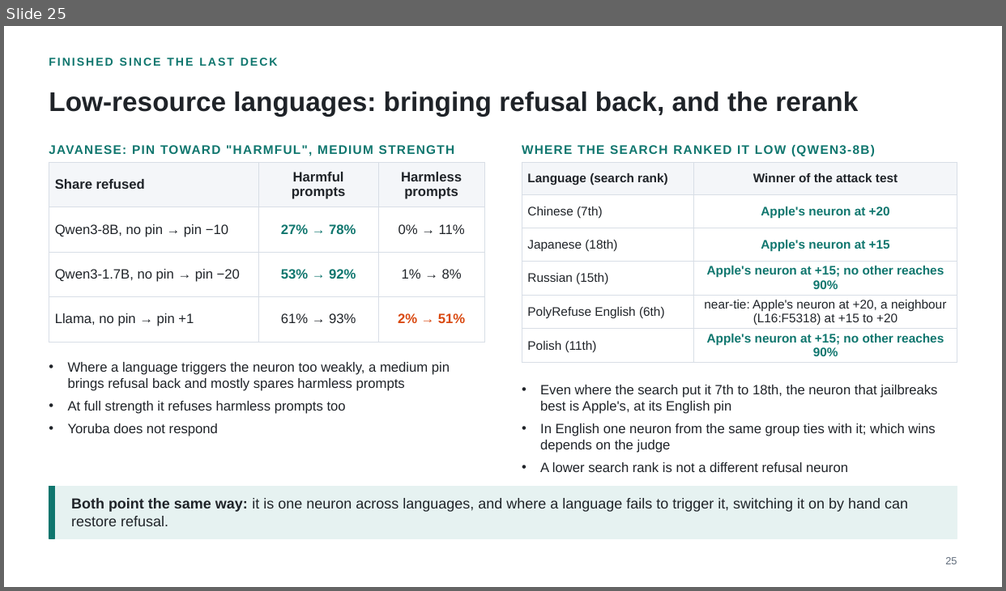
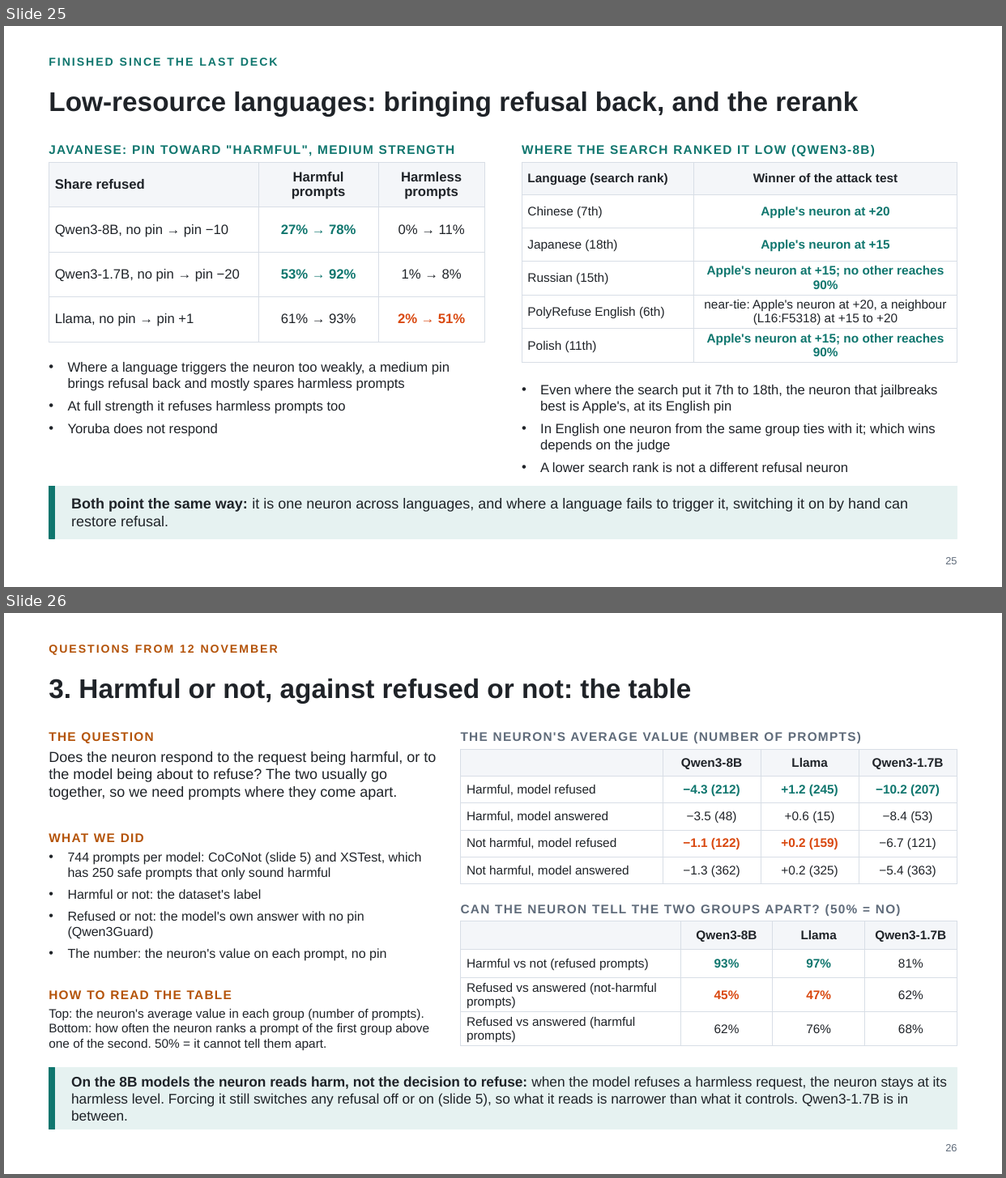
Before and after one commit to fjoad/refusal-neurons, a slide deck: slides/refusal_neurons_2026-11-17.pptx. Shown one above the other, each under a label of ours: slide 25 before the commit, slides 25 and 26 after it. The pictures are 1006x591 and 1006x1178 pixels, drawn with LibreOffice and Linux fonts; fonts in the diff are those of the drawing. Boxes give left, top, right and bottom in pixels: in the first picture for what was removed or moved away, otherwise in the second. Text is boxed around its words. In the diff, an @@ line names an element or a change of style, - is before the commit and + after.

```diff
--- a/slides/refusal_neurons_2026-11-17.pptx
+++ b/slides/refusal_neurons_2026-11-17.pptx
@@ slide 26 added at box(4, 613, 1002, 1174), background #FFFFFF @@
@@ text added at box(49, 645, 278, 655), 11 pt, text #B45309, bold @@
+QUESTIONS FROM 12 NOVEMBER
@@ text added at box(49, 679, 692, 703), 26 pt, text #1F2328, bold @@
+3. Harmful or not, against refused or not: the table
@@ text added at box(49, 732, 153, 743), 12 pt, text #B45309, bold @@
+THE QUESTION
@@ text added at box(461, 732, 861, 743), 12 pt, text #5F6B7A, bold @@
+THE NEURON'S AVERAGE VALUE (NUMBER OF PROMPTS)
@@ text added at box(49, 752, 436, 800), 14 pt, text #1F2328 @@
+Does the neuron respond to the request being harmful, or to the model being about to refuse? The two usually go together, so we need prompts where they come apart.
@@ table added at box(461, 749, 957, 880), 5 rows, 4 columns @@
+ | Qwen3-8B | Llama | Qwen3-1.7B
+Harmful, model refused | −4.3 (212) | +1.2 (245) | −10.2 (207)
+Harmful, model answered | −3.5 (48) | +0.6 (15) | −8.4 (53)
+Not harmful, model refused | −1.1 (122) | +0.2 (159) | −6.7 (121)
+Not harmful, model answered | −1.3 (362) | +0.2 (325) | −5.4 (363)
@@ text added at box(49, 833, 144, 842), 12 pt, text #B45309, bold @@
+WHAT WE DID
@@ text added at box(68, 852, 422, 961), 12.5 pt, text #1F2328 @@
+• 744 prompts per model: CoCoNot (slide 5) and XSTest, which has 250 safe prompts that only sound harmful
+• Harmful or not: the dataset's label
+• Refused or not: the model's own answer with no pin (Qwen3Guard)
+• The number: the neuron's value on each prompt, no pin
@@ text added at box(461, 905, 901, 916), 12 pt, text #5F6B7A, bold @@
+CAN THE NEURON TELL THE TWO GROUPS APART? (50% = NO)
@@ table added at box(461, 922, 957, 1046), 4 rows, 4 columns @@
+ | Qwen3-8B | Llama | Qwen3-1.7B
+Harmful vs not (refused prompts) | 93% | 97% | 81%
+Refused vs answered (not-harmful prompts) | 45% | 47% | 62%
+Refused vs answered (harmful prompts) | 62% | 76% | 68%
@@ text added at box(49, 990, 232, 999), 12 pt, text #B45309, bold @@
+HOW TO READ THE TABLE
@@ text added at box(49, 1009, 429, 1050), 12 pt, text #1F2328 @@
+Top: the neuron's average value in each group (number of prompts). Bottom: how often the neuron ranks a prompt of the first group above one of the second. 50% = it cannot tell them apart.
@@ rectangle added at box(49, 1068, 957, 1130), fill #E6F2F1, outline #E6F2F1 1 pt @@
@@ rectangle added at box(49, 1068, 55, 1130), fill #0F766E, outline #0F766E 1 pt @@
@@ text added at box(71, 1076, 947, 1121), 13.5 pt, text #1F2328 @@
+On the 8B models the neuron reads harm, not the decision to refuse: when the model refuses a harmless request, the neuron stays at its harmless level. Forcing it still switches any refusal off or on (slide 5), so what it reads is narrower than what it controls. Qwen3-1.7B is in between.
@@ text added at box(945, 1144, 957, 1152), 10 pt, text #5F6B7A @@
+26
```
Also in this commit, not shown: 3 slides changed, 1 other slide added, 3 other files.
